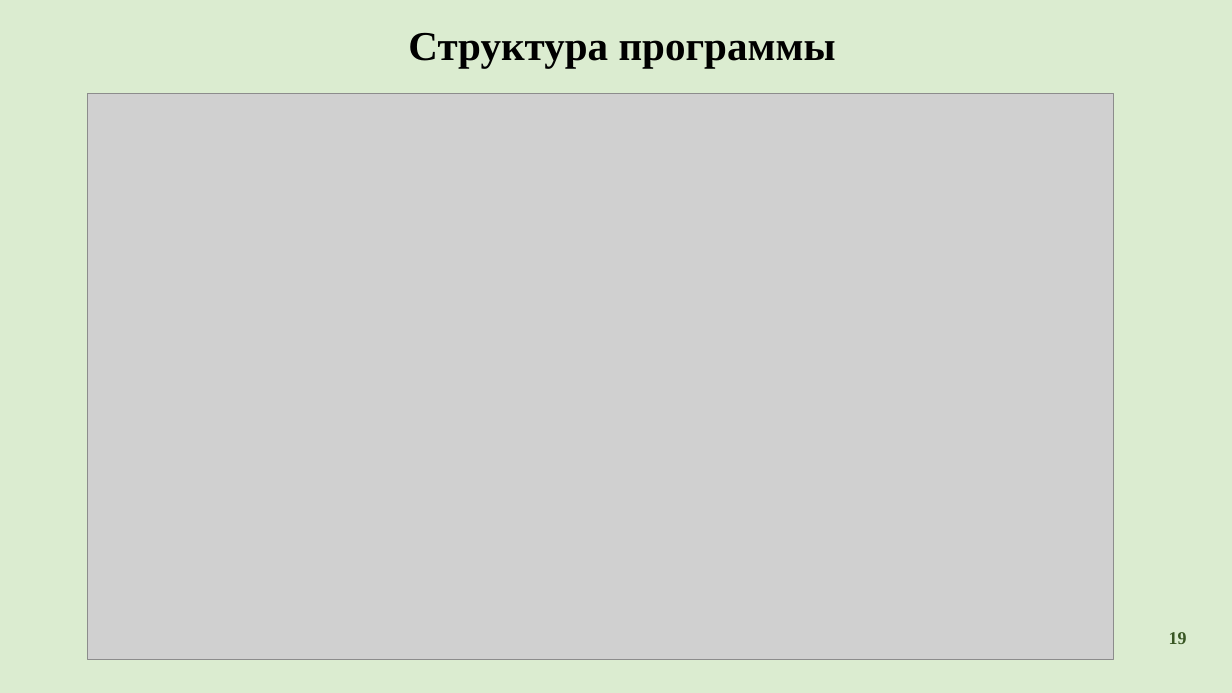
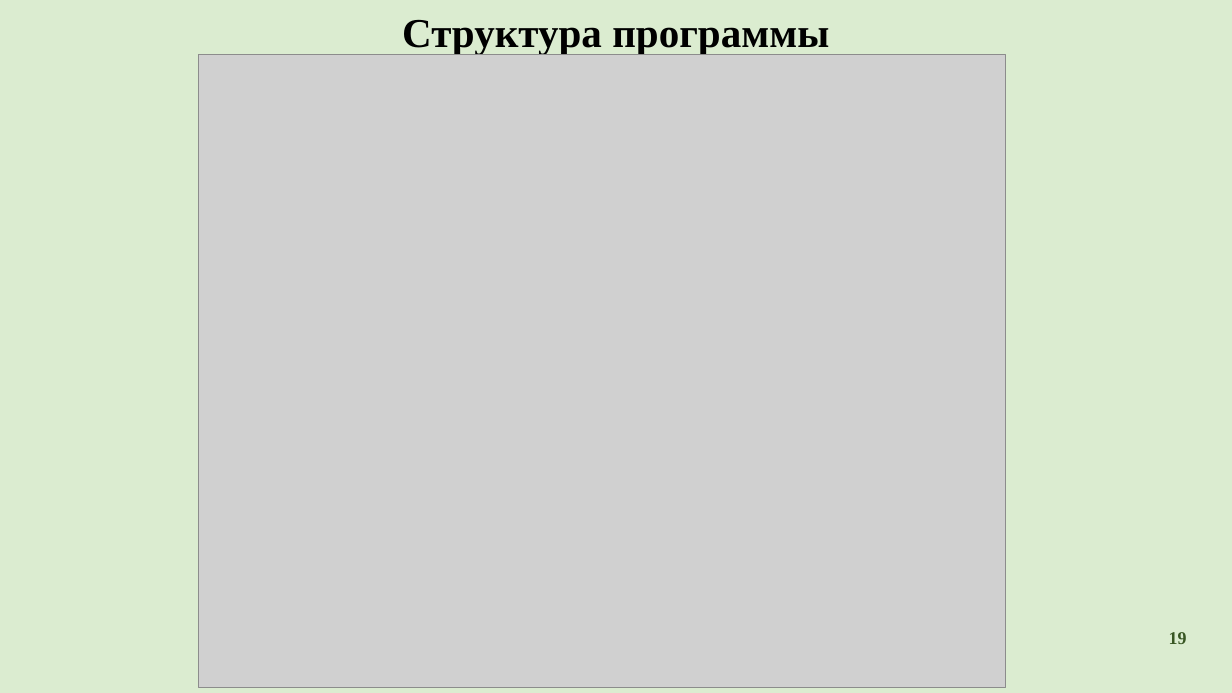
Before and after one commit to artem-239/individual_project_geometry, a slide deck: slide 19 of презентация/Нахождение отрезка_конечная Версия-4.pptx. Drawn at 1232x693 pixels with LibreOffice and Linux fonts; fonts in the diff are those of the drawing; grey boxes stand for pictures. Boxes give left, top, right and bottom in pixels: in the first picture for what was removed or moved away, otherwise in the second. Text is boxed around its words. In the diff, an @@ line names an element or a change of style, - is before the commit and + after.

```diff
--- a/презентация/Нахождение отрезка_конечная Версия-4.pptx
+++ b/презентация/Нахождение отрезка_конечная Версия-4.pptx
@@ title "Структура программы": place and size @@
-title "Структура программы" at box(408, 33, 836, 67)
+title "Структура программы" at box(402, 19, 829, 55)
@@ picture: place and size @@
-picture at box(88, 93, 1114, 660)
+picture at box(199, 55, 1006, 689)
```
Also in this commit, not shown: 1 other slide changed, 1 slide added, 15 other files.
